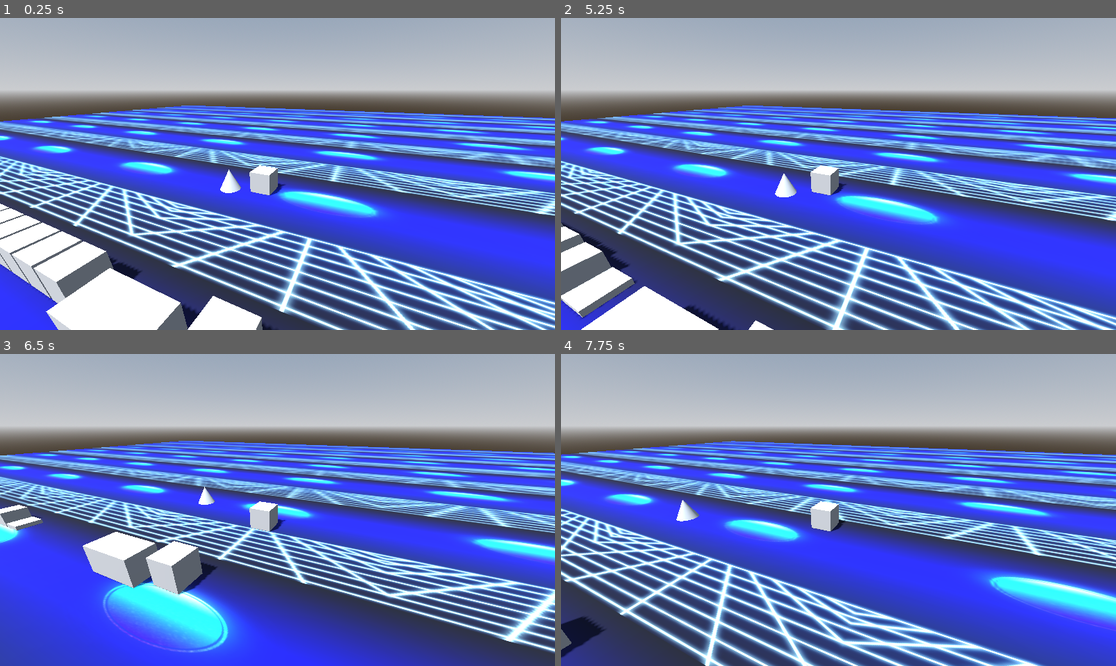
Above: before the commit, frames 1-4 (two rows, left to right).
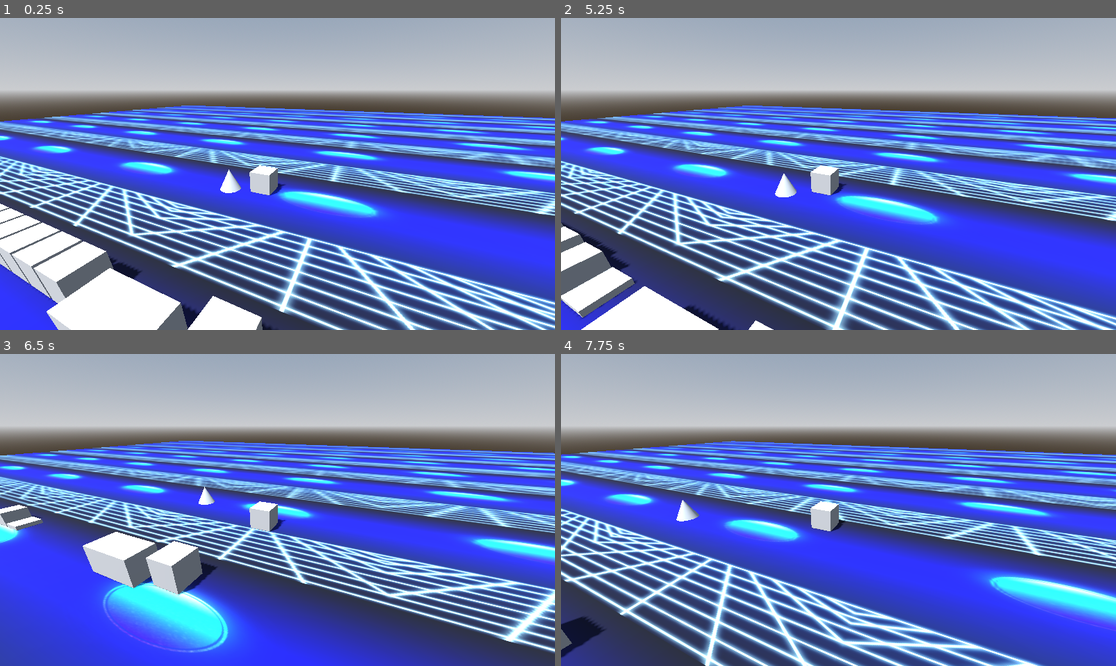
Above: after the commit, the same moments.

Repository: Username4D/rasterrun
Game: Godot game, scene res://scenes/demo_scene.tscn
The game is run twice, just before and just after one commit, with the same random seed, the same clock (stepped at 60 frames per second) and the same inputs.
Inputs:
- Up to frame 1 (0.25 s): no input
- Up to frame 2 (5.25 s): hold Right (ui_right) 0.53-1.28 s; hold Down (ui_down) 1.28-2.03 s; hold Right (ui_right) 2.03-2.78 s; hold Up (ui_up) 2.78-3.53 s; hold Left (ui_left) 3.53-5.03 s; hold Down (ui_down) from 5.03 s (still down)
- Up to frame 3 (6.5 s): release Down (ui_down) at 5.78 s; hold Right (ui_right) from 5.78 s (still down)
- Up to frame 4 (7.75 s): release Right (ui_right) at 6.53 s; hold Up (ui_up) 6.53-7.28 s; hold Right (ui_right) from 7.28 s (still down)

The runs differ from the first frame. In frame 1, less than 0.1% of the frame differs, in the area x 0-80%, y 28-100%; in frame 2, less than 0.1%; in frame 3, less than 0.1%; in frame 4, less than 0.1%.

Commit message:
improved falling down/dying animation

Diff:
--- a/scripts/player.gd
+++ b/scripts/player.gd
@@ -3,6 +3,7 @@
 var movement_direction = Vector3(0,0,1)
 var speed = 280
 var movement_rotation = 0
+var input_disabled = false
 
 func _input(event: InputEvent) -> void:
 	if Input.is_action_just_pressed("ui_up"):
@@ -20,8 +21,17 @@
 
 	$front.rotation_degrees.y = movement_rotation + 90
 func _physics_process(delta: float) -> void:
-	velocity = movement_direction * speed * delta
+	if not input_disabled:
+		velocity = movement_direction * speed * delta
+	else:
+		velocity.x = move_toward(velocity.x , 0, delta * 4)
+		velocity.z = move_toward(velocity.z , 0, delta * 4)
+	velocity.y = clamp(velocity.y - 0.2, -30, 3)
 	self.move_and_slide()
+
+	if position.y <= 0.98:
+		input_disabled = true
+		$Camera3D.global_position.y = 5
 
 
 func _on_front_body_entered(body: Node3D) -> void:
